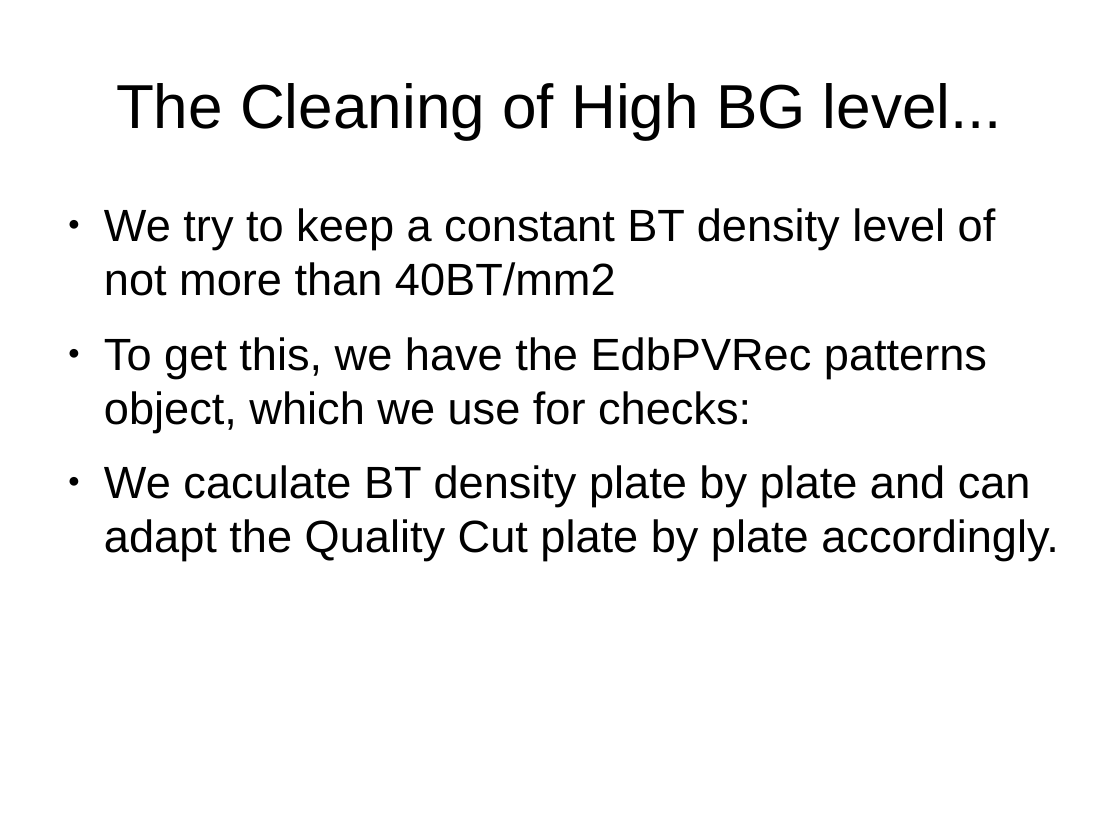
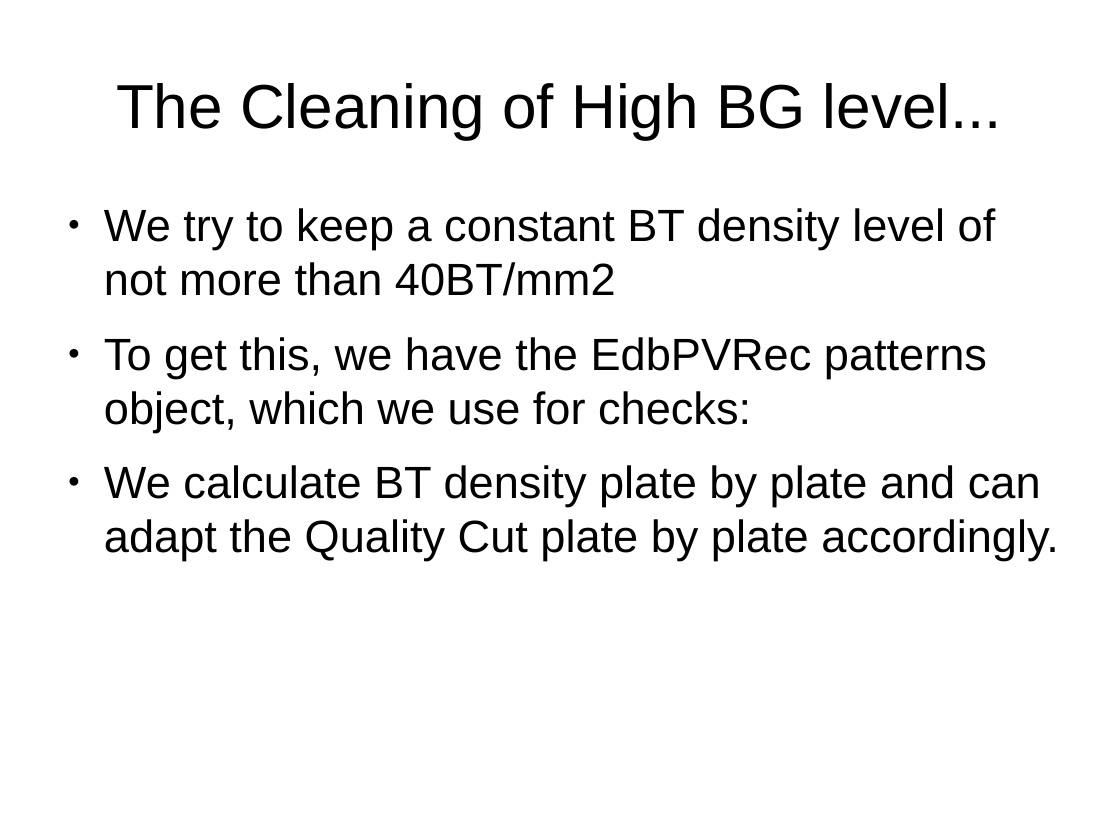
Before and after one commit to antonioiuliano2/fedra, a slide deck: slide 33 of src/libShower/libShowerMANUAL.odp. Drawn at 1120x840 pixels with LibreOffice and Linux fonts; fonts in the diff are those of the drawing. Boxes give left, top, right and bottom in pixels: in the first picture for what was removed or moved away, otherwise in the second. Text is boxed around its words. In the diff, an @@ line names an element or a change of style, - is before the commit and + after.

```diff
--- a/src/libShower/libShowerMANUAL.odp
+++ b/src/libShower/libShowerMANUAL.odp
@@ text at (104,465,1059,561): text changed @@
-● We caculate BT density plate by plate and can adapt the Quality Cut plate by plate accordingly.
+● We calculate BT density plate by plate and can adapt the Quality Cut plate by plate accordingly.
```
Also in this commit, not shown: 3 other files.
